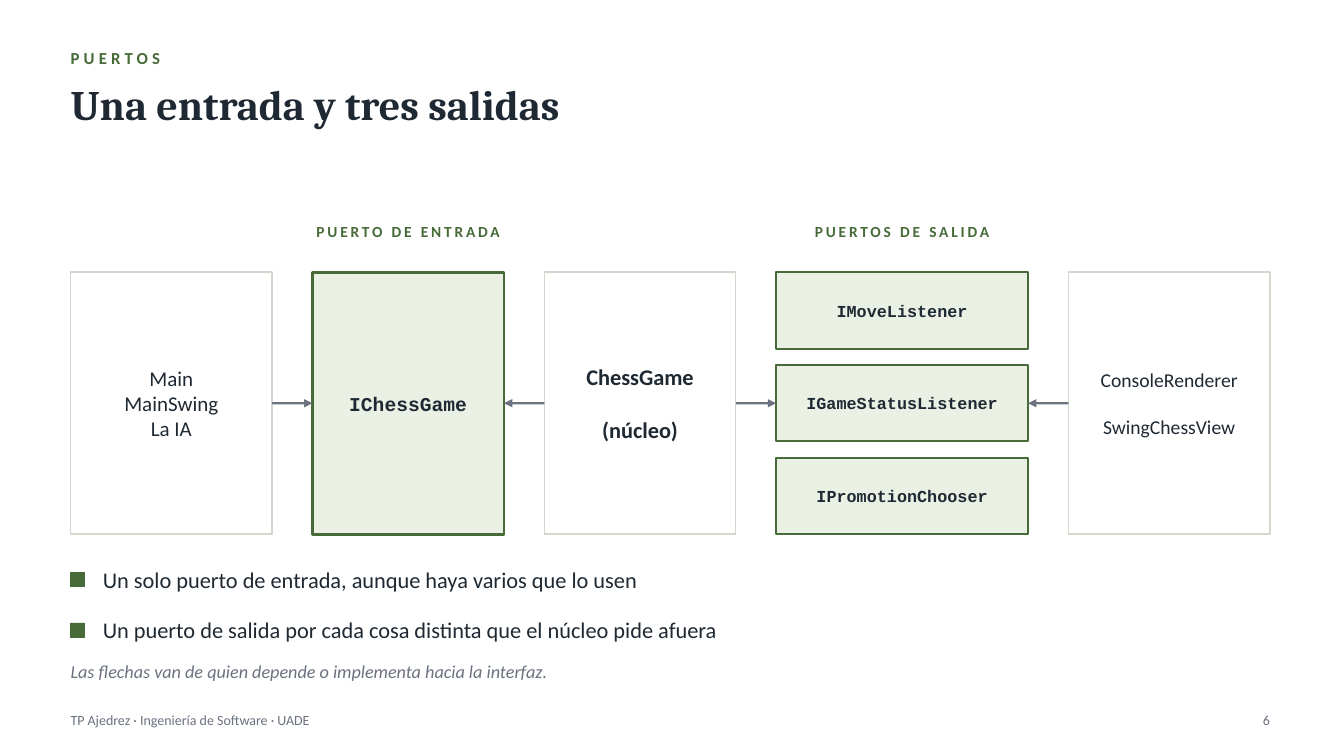
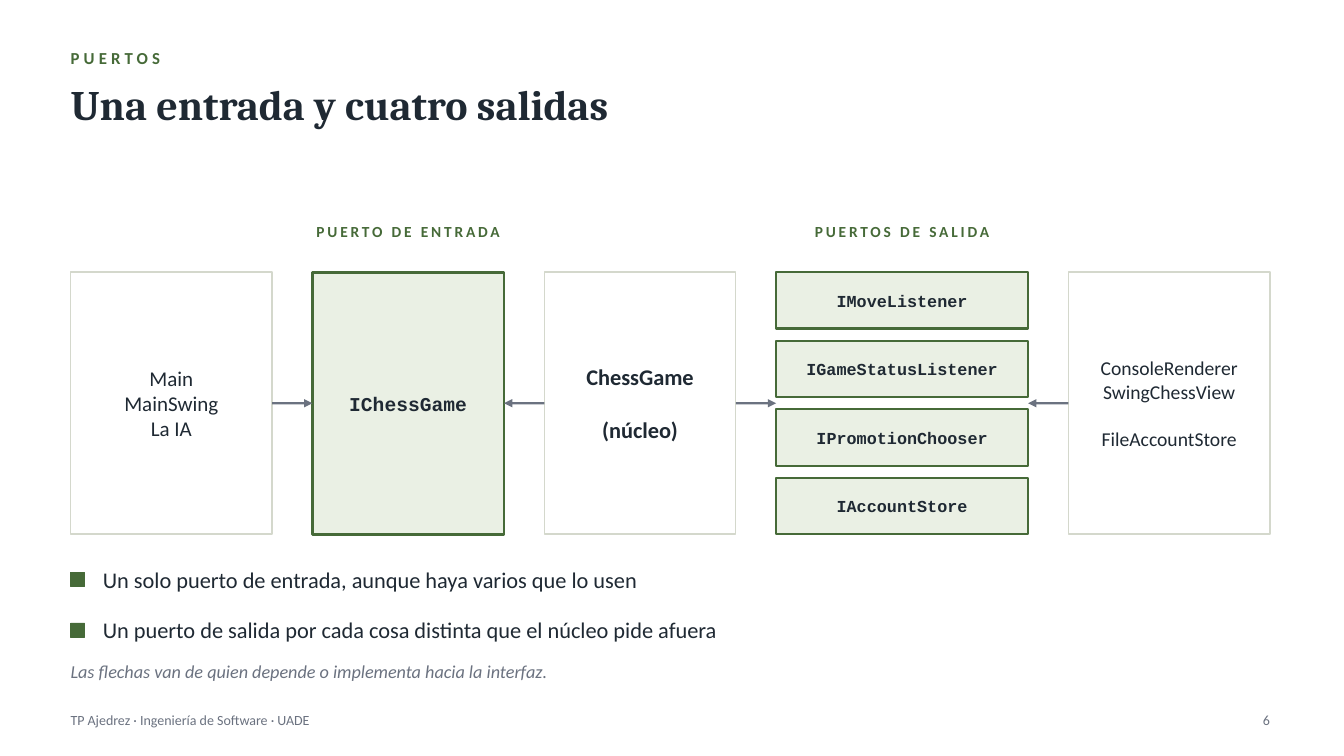
Before and after one commit to Ogstra/tp-ajedrez, a slide deck: slide 6 of docs/presentacion.pptx. Drawn at 1344x756 pixels with LibreOffice and Linux fonts; fonts in the diff are those of the drawing. Boxes give left, top, right and bottom in pixels: in the first picture for what was removed or moved away, otherwise in the second. Text is boxed around its words. In the diff, an @@ line names an element or a change of style, - is before the commit and + after.

```diff
--- a/docs/presentacion.pptx
+++ b/docs/presentacion.pptx
@@ text at box(71, 91, 608, 130): text changed @@
-Una entrada y tres salidas
+Una entrada y cuatro salidas
@@ text "IMoveListener": place and size @@
-text "IMoveListener" at box(837, 305, 968, 317)
+text "IMoveListener" at box(837, 295, 968, 307)
@@ rectangle: place and size @@
-rectangle at box(776, 272, 1028, 349)
+rectangle at box(776, 272, 1028, 329)
@@ text "IGameStatusListener": place and size @@
-text "IGameStatusListener" at box(806, 397, 997, 409)
+text "IGameStatusListener" at box(806, 363, 997, 375)
@@ rectangle added at box(776, 341, 1028, 397), fill #EAF0E4, outline #466A38 1.5 pt @@
@@ text "IPromotionChooser": place and size @@
-text "IPromotionChooser" at box(816, 490, 987, 502)
+text "IPromotionChooser" at box(816, 432, 987, 444)
@@ rectangle: place and size @@
-rectangle at box(776, 365, 1028, 442)
+rectangle at box(776, 409, 1028, 466)
@@ text at box(1102, 432, 1237, 446): paragraph added @@
+FileAccountStore
@@ rectangle: place and size @@
-rectangle at box(776, 458, 1028, 534)
+rectangle at box(776, 478, 1028, 534)
@@ text added at box(837, 501, 968, 512), 12 pt, text #1F2933, bold @@
+IAccountStore
```
Also in this commit, not shown: 5 other slides changed, 1 slide added, 13 other files.
